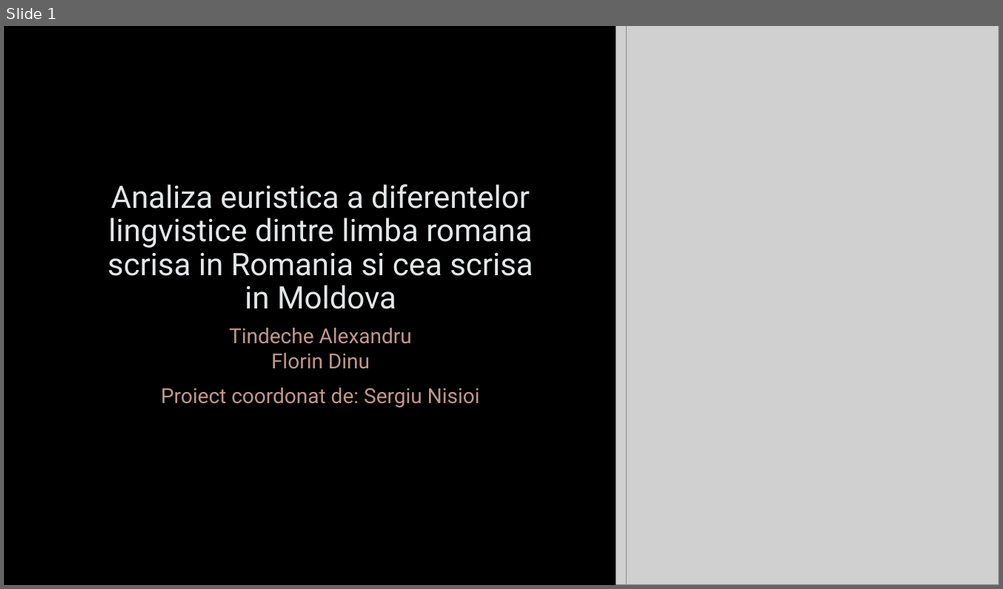
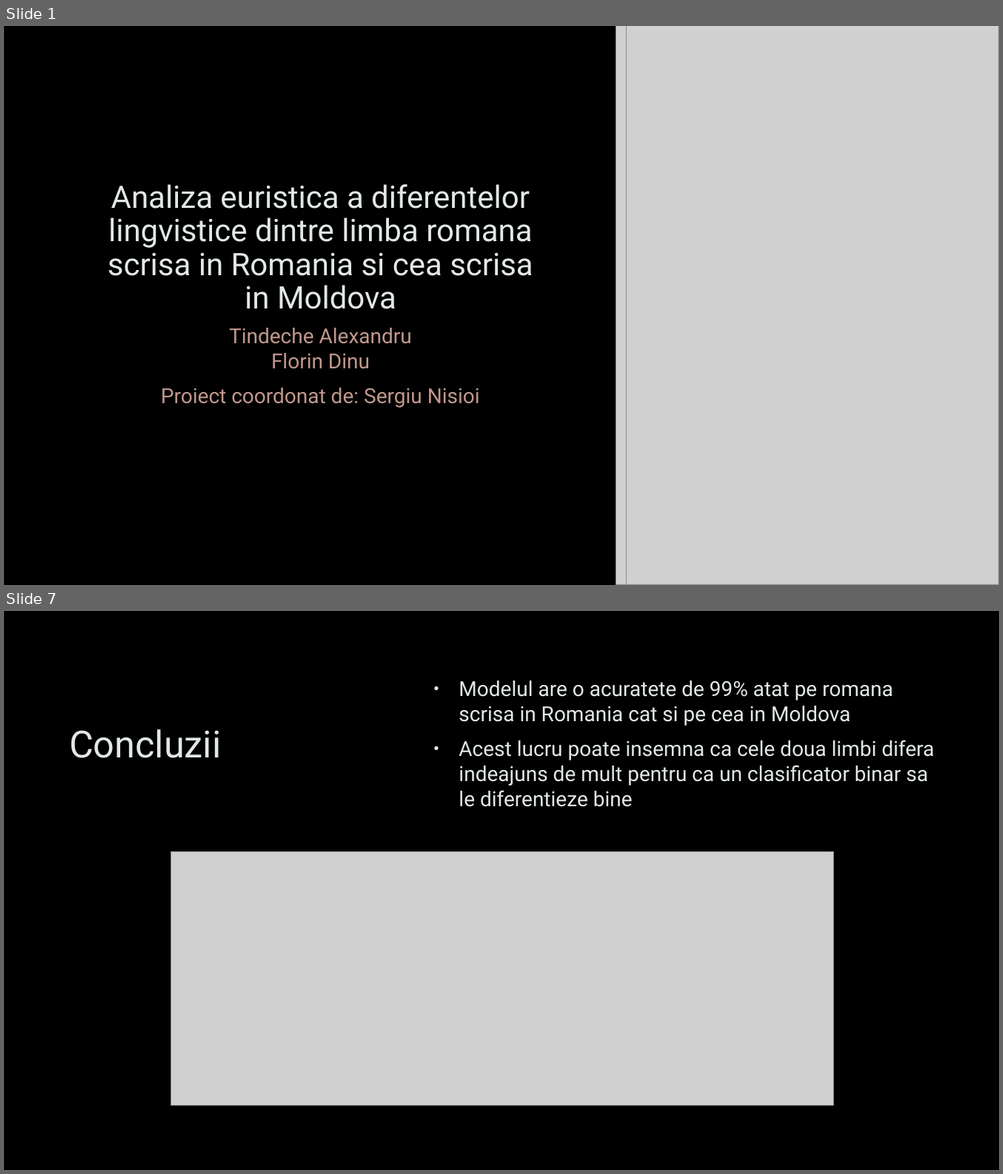
Before and after one commit to AlexTindeche/Romanian-Language-Study_Romania-Moldova, a slide deck: Presentation.pptx. Shown one above the other, each under a label of ours: slide 1 before the commit, slides 1 and 7 after it; the slides between them are not shown. The pictures are 1003x589 and 1003x1174 pixels, drawn with LibreOffice and Linux fonts; fonts in the diff are those of the drawing; grey boxes stand for pictures; background and template pictures are left out. Boxes give left, top, right and bottom in pixels: in the first picture for what was removed or moved away, otherwise in the second. Text is boxed around its words. In the diff, an @@ line names an element or a change of style, - is before the commit and + after.

```diff
--- a/Presentation.pptx
+++ b/Presentation.pptx
@@ slide 7 added at box(4, 611, 999, 1170), background picture (left out) @@
@@ text added at box(458, 681, 934, 807), 20 pt, text #E2E7E8 @@
+• Modelul are o acuratete de 99% atat pe romana scrisa in Romania cat si pe cea in Moldova
+• Acest lucru poate insemna ca cele doua limbi difera indeajuns de mult pentru ca un clasificator binar sa le diferentieze bine
@@ title added at box(69, 729, 221, 758), 36 pt, text #E2E7E8 @@
+Concluzii
@@ picture added at box(171, 852, 834, 1105) @@
```
Also in this commit, not shown: 1 slide changed, 7 other slides added, 3 other files.
